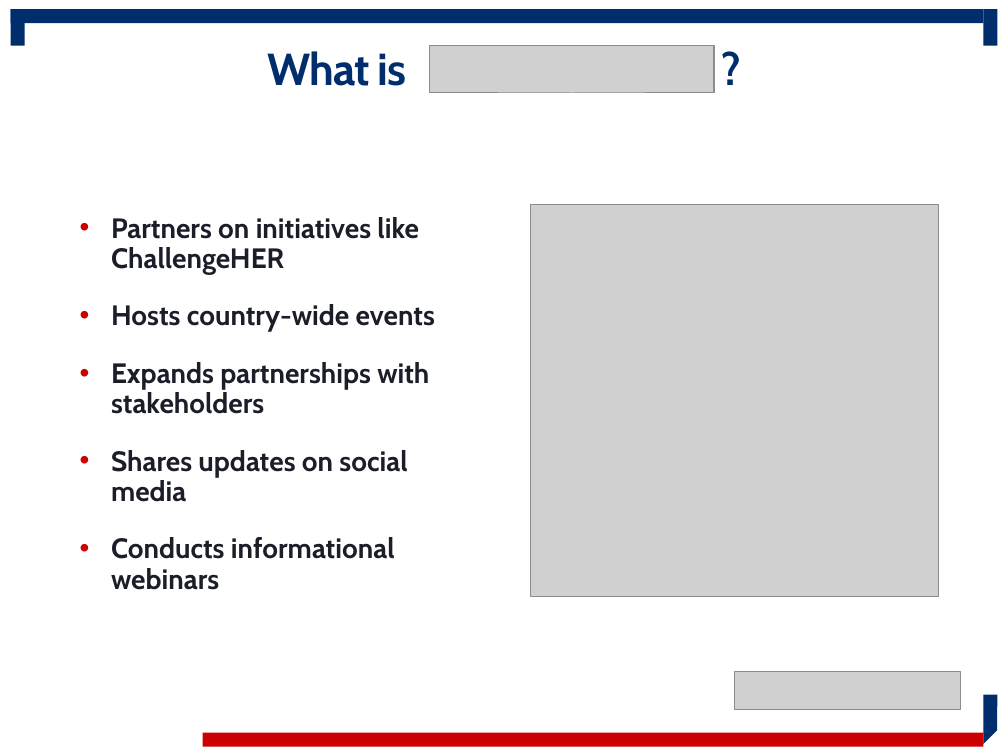
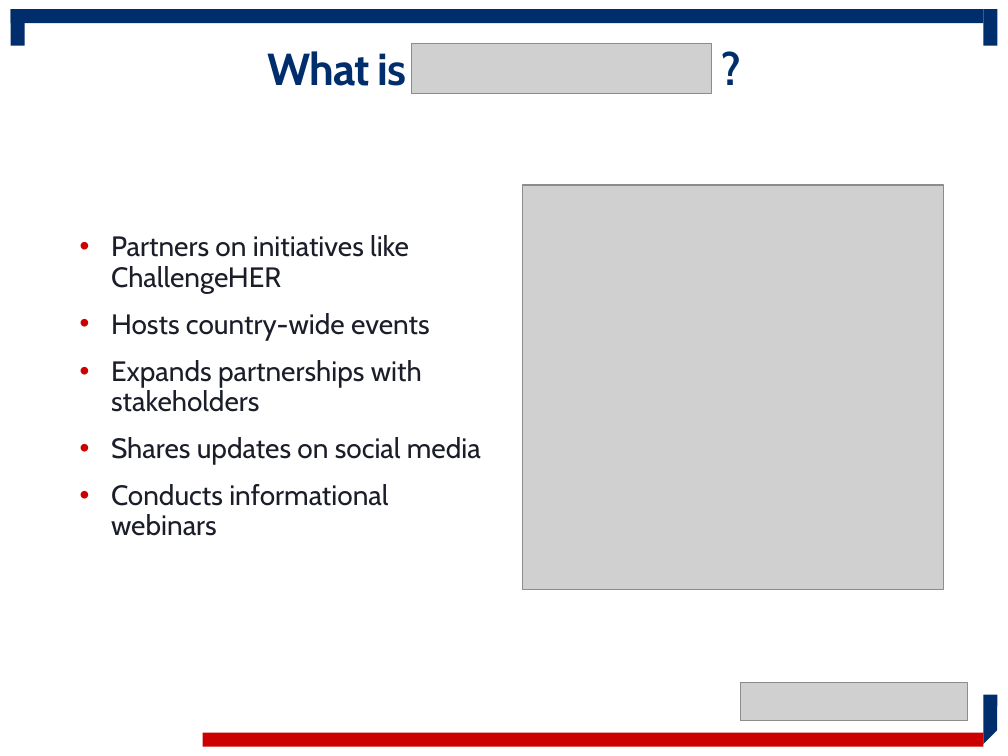
Before and after one commit to USSBA/brand, a slide deck: slide 13 of assets/sba/resource-partners/WOSB-ProgramOverview.pptx (slide 9 before the commit). Drawn at 1008x756 pixels with LibreOffice and Linux fonts; fonts in the diff are those of the drawing; grey boxes stand for pictures; background and template pictures are left out. Boxes give left, top, right and bottom in pixels: in the first picture for what was removed or moved away, otherwise in the second. Text is boxed around its words. In the diff, an @@ line names an element or a change of style, - is before the commit and + after.

```diff
--- a/assets/sba/resource-partners/WOSB-ProgramOverview.pptx
+++ b/assets/sba/resource-partners/WOSB-ProgramOverview.pptx
@@ picture: place and size @@
-picture at bbox=[429, 46, 715, 94]
+picture at bbox=[412, 44, 712, 94]
@@ text "Partners on initiatives like ChallengeHER": place and size @@
-text "Partners on initiatives like ChallengeHER" at bbox=[111, 217, 435, 590]
+text "Partners on initiatives like ChallengeHER" at bbox=[111, 235, 481, 536]
@@ text "Partners on initiatives like ChallengeHER" at bbox=[111, 235, 481, 536]: bold off; less space between paragraphs; vertical alignment top to middle @@
@@ picture: place and size @@
-picture at bbox=[530, 205, 939, 597]
+picture at bbox=[522, 185, 943, 590]
@@ picture: place and size @@
-picture at bbox=[734, 671, 961, 709]
+picture at bbox=[741, 682, 968, 720]
```
Also in this commit, not shown: 13 other slides changed, 21 slides added, 7 slides removed, 1 other file.
